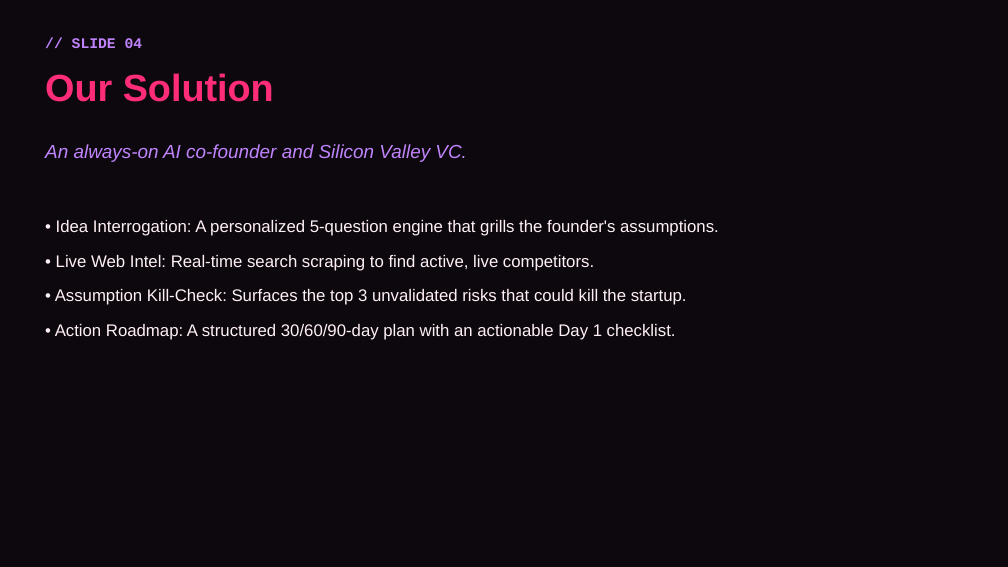
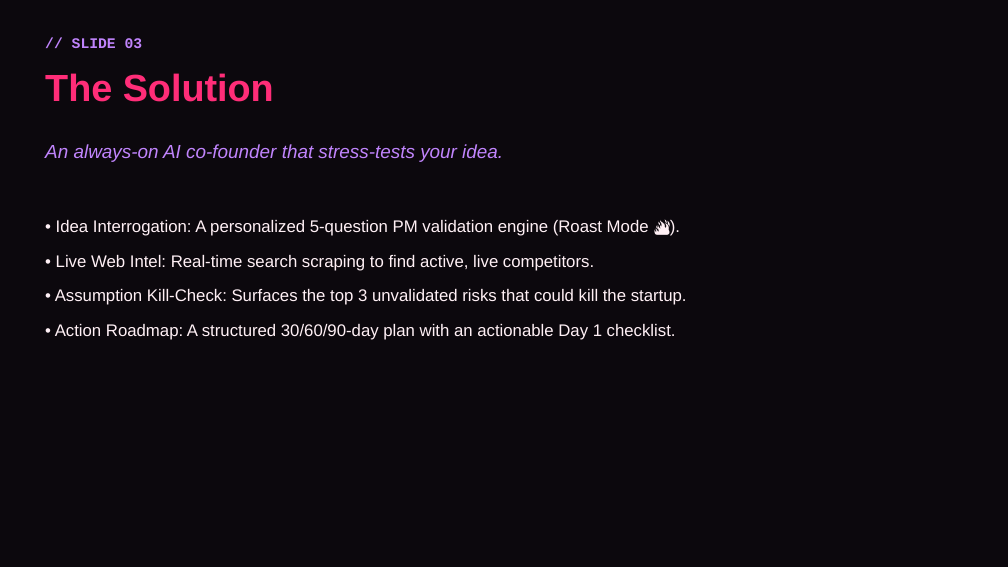
Before and after one commit to swaraj3092/LaunchMind, a slide deck: slide 3 of LaunchMind_PitchDeck.pptx (slide 4 before the commit). Drawn at 1008x567 pixels with LibreOffice and Linux fonts; fonts in the diff are those of the drawing. Boxes give left, top, right and bottom in pixels: in the first picture for what was removed or moved away, otherwise in the second. Text is boxed around its words. In the diff, an @@ line names an element or a change of style, - is before the commit and + after.

```diff
--- a/LaunchMind_PitchDeck.pptx
+++ b/LaunchMind_PitchDeck.pptx
@@ text at (x1=72, y1=38, x2=143, y2=48): text changed @@
-// SLIDE 04
+// SLIDE 03
@@ text at (x1=45, y1=73, x2=274, y2=102): text changed @@
-Our Solution
+The Solution
@@ text at (x1=45, y1=144, x2=503, y2=162): text changed @@
-An always-on AI co-founder and Silicon Valley VC.
+An always-on AI co-founder that stress-tests your idea.
@@ text at (x1=56, y1=220, x2=649, y2=236): text changed @@
-• Idea Interrogation: A personalized 5-question engine that grills the founder's assumptions.
+• Idea Interrogation: A personalized 5-question PM validation engine (Roast Mode 🔥).
```
Also in this commit, not shown: 6 other slides changed, 1 slide added, 6 slides removed, 3 other files.
